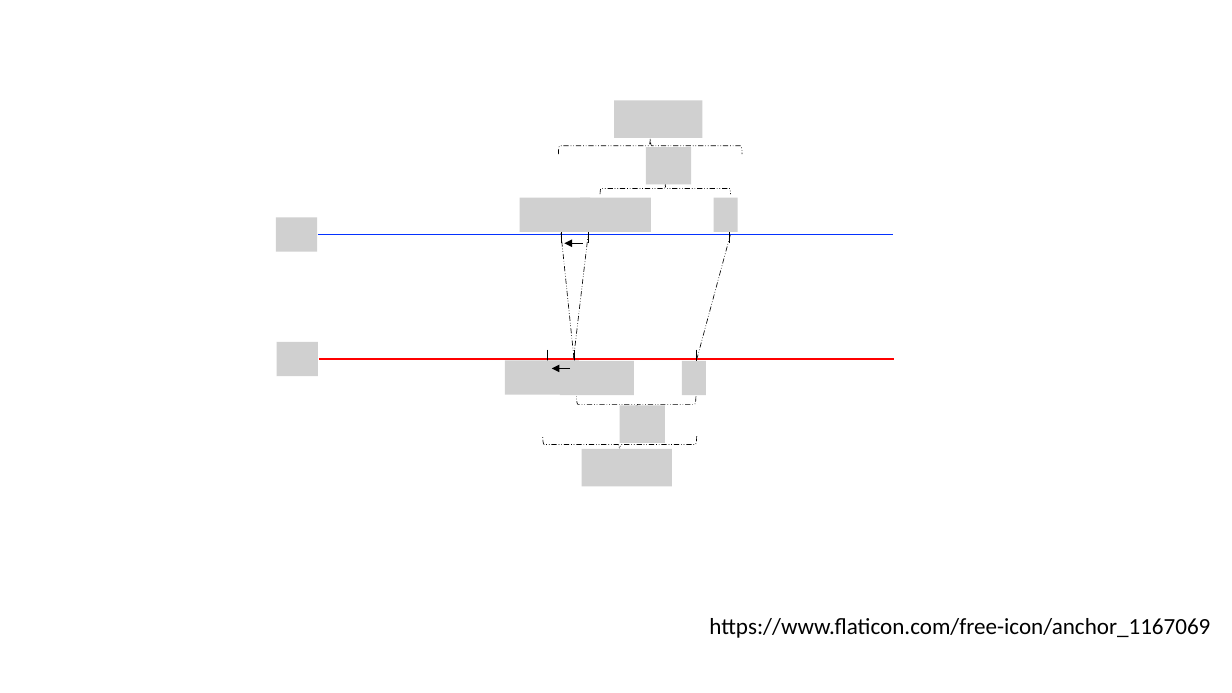
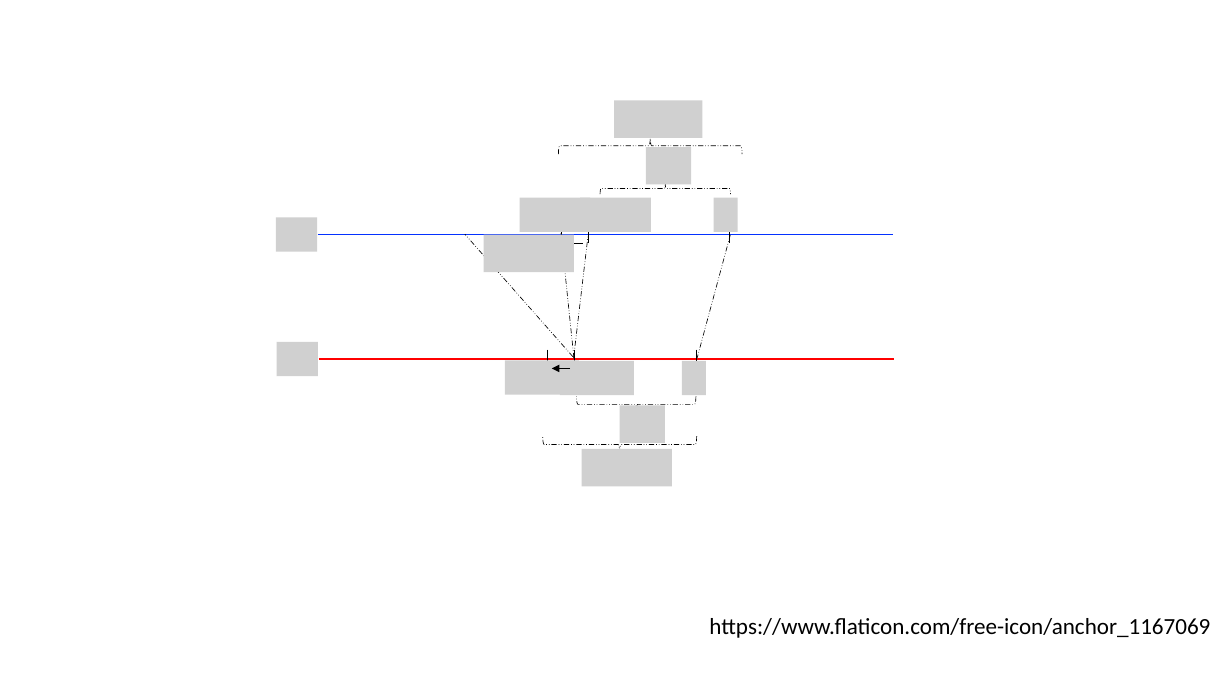
Before and after one commit to colemanyu/k-scaling-factor-dtw, a slide deck: slide 1 of figures/L_Q-L_C-relationship.pptx. Drawn at 1232x693 pixels with LibreOffice and Linux fonts; fonts in the diff are those of the drawing; grey boxes stand for pictures; background and template pictures are left out. Boxes give left, top, right and bottom in pixels: in the first picture for what was removed or moved away, otherwise in the second. Text is boxed around its words. In the diff, an @@ line names an element or a change of style, - is before the commit and + after.

```diff
--- a/figures/L_Q-L_C-relationship.pptx
+++ b/figures/L_Q-L_C-relationship.pptx
@@ line added from (573, 357) to (465, 234), #000000 0.5 pt dashed @@
@@ picture added at (483,235,574,272) @@
```
Also in this commit, not shown: 1 other file.
